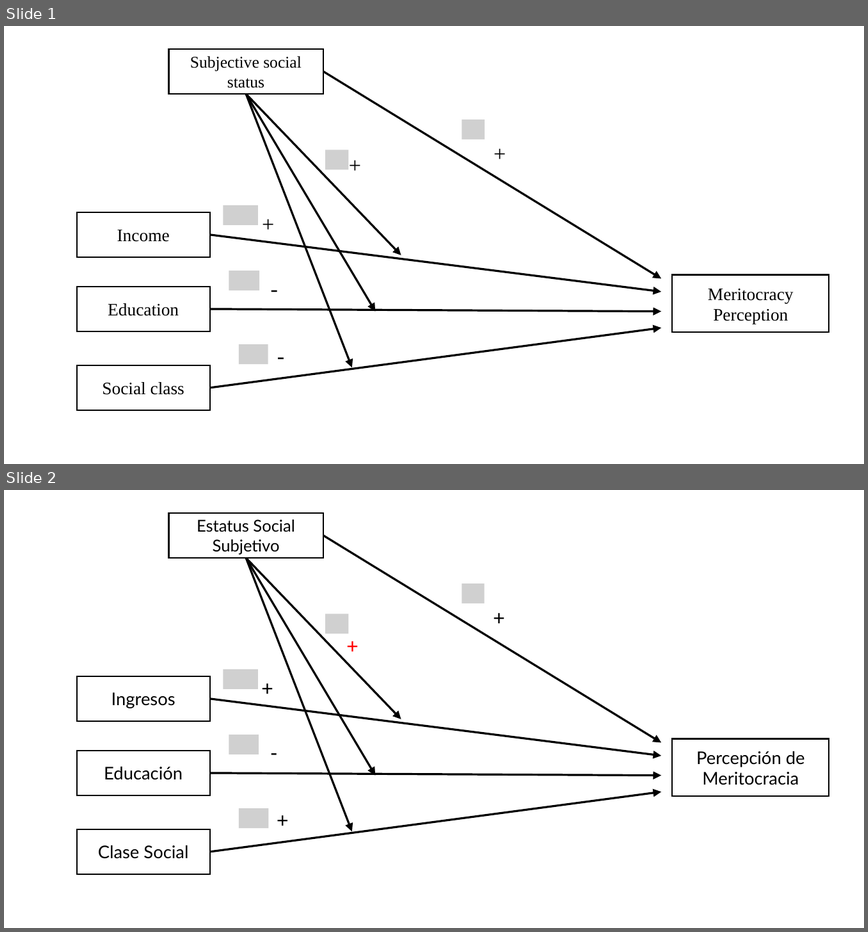
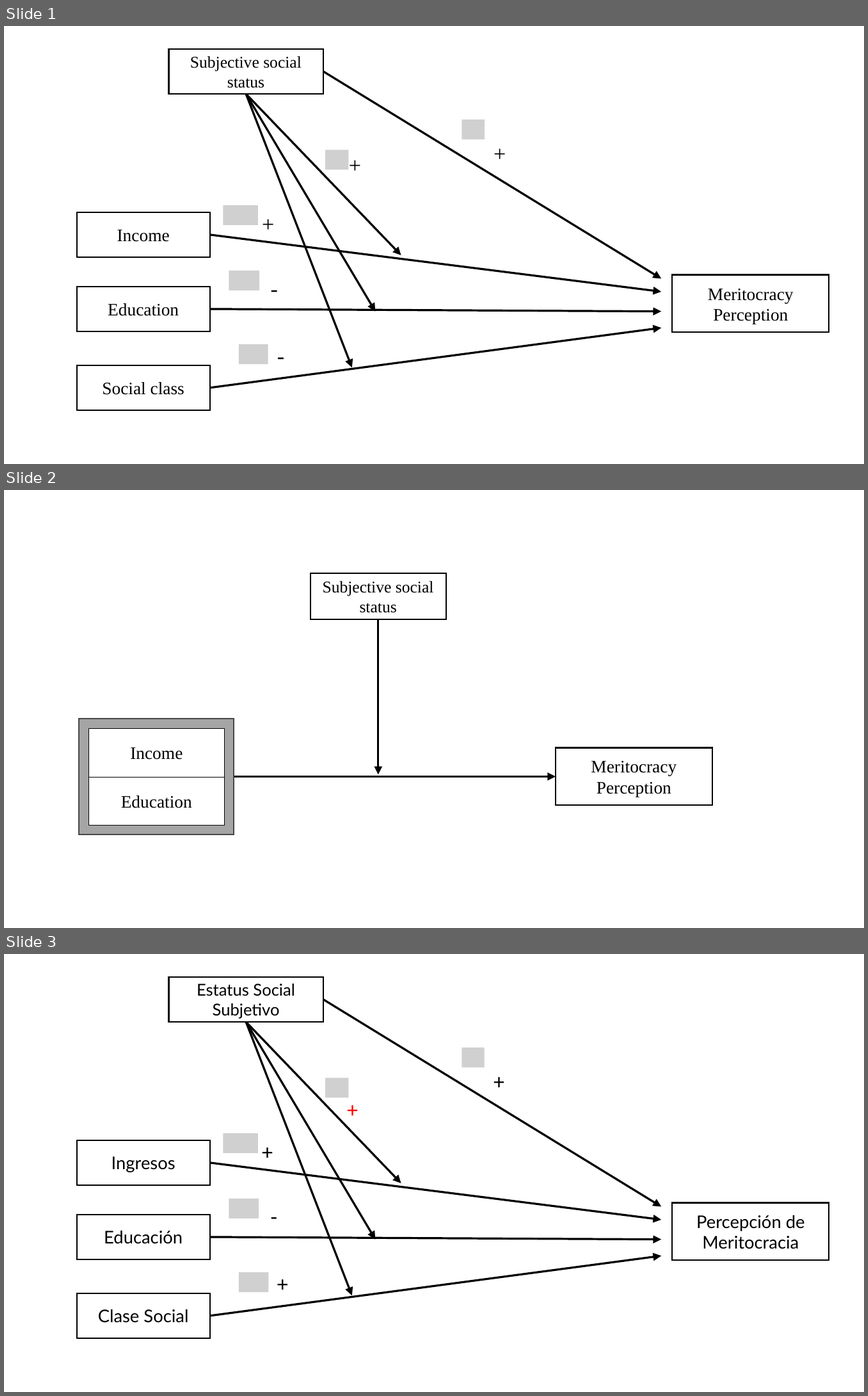
Before and after one commit to jciturras/ess-merit, a slide deck: input/images/scheme.pptx. Shown one above the other, each under a label of ours: slides 1 and 2 before the commit, slides 1, 2 and 3 after it. The pictures are 868x932 and 868x1396 pixels, drawn with LibreOffice and Linux fonts; fonts in the diff are those of the drawing; grey boxes stand for pictures. Boxes give left, top, right and bottom in pixels: in the first picture for what was removed or moved away, otherwise in the second. Text is boxed around its words. In the diff, an @@ line names an element or a change of style, - is before the commit and + after.

```diff
--- a/input/images/scheme.pptx
+++ b/input/images/scheme.pptx
@@ slide 2 added at box(4, 490, 864, 928), background #FFFFFF @@
@@ rectangle added at box(310, 573, 446, 619), fill #FFFFFF, outline #000000 1 pt, 12 pt, text #000000 @@
+Subjective social status
@@ arrow added from (378, 620) to (378, 774), #000000 1.5 pt @@
@@ rectangle added at box(79, 718, 233, 834), fill #A5A5A5, outline #484848 1 pt @@
@@ rectangle added at box(88, 728, 224, 776), fill #FFFFFF, outline #000000 0.25 pt, 12.9 pt, text #000000 @@
+Income
@@ rectangle added at box(556, 748, 712, 806), fill #FFFFFF, outline #000000 1 pt, 12.9 pt, text #000000 @@
+Meritocracy
+Perception
@@ rectangle added at box(88, 776, 224, 825), fill #FFFFFF, outline #000000 0.25 pt, 12.9 pt, text #000000 @@
+Education
@@ arrow added from (234, 776) to (556, 776), #000000 1.5 pt @@
@@ what was slide 2 is now slide 3 @@
```
Also in this commit, not shown: 20 other files.
